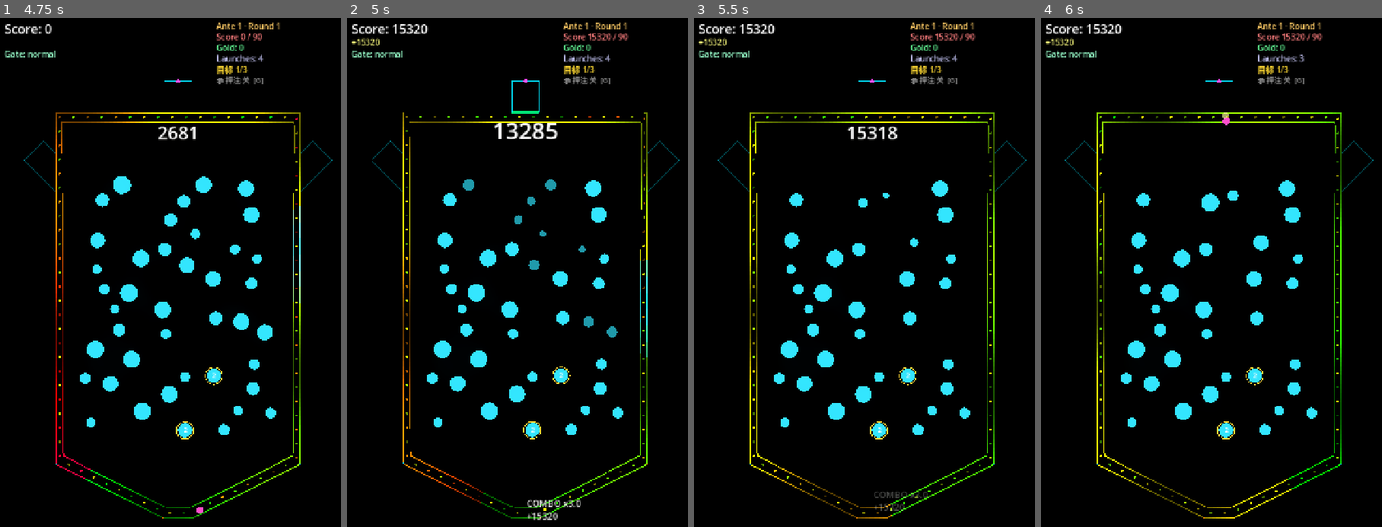
Above: before the commit, frames 1-4 (left to right).
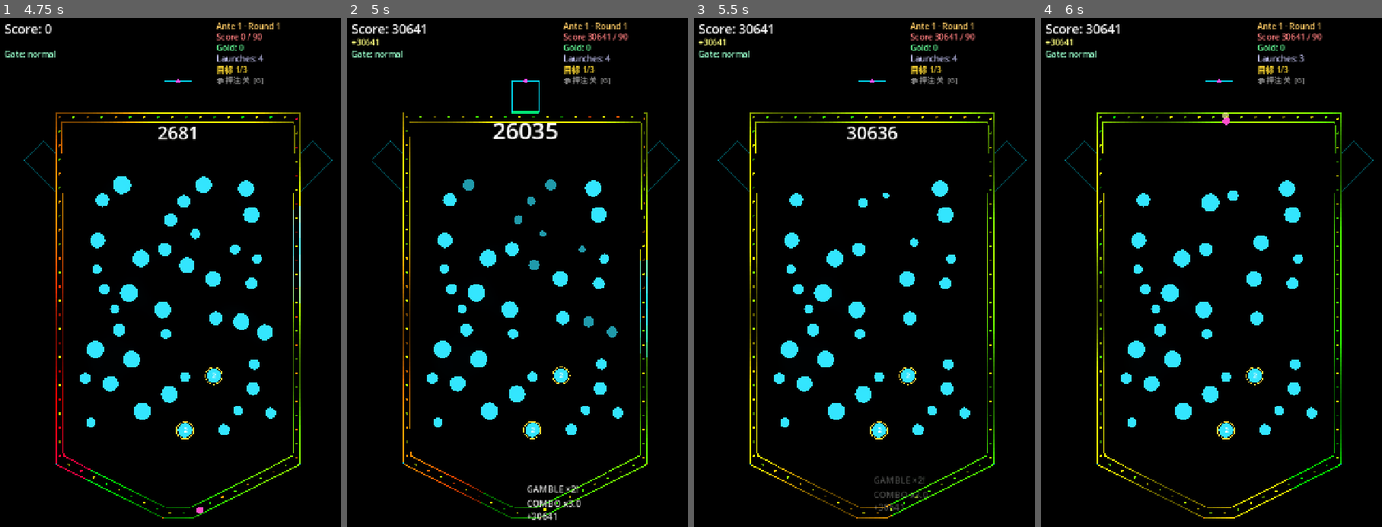
Above: after the commit, the same moments.

Repository: GencyZ/NeonPinball
Game: Godot game, scene res://scenes/main_menu.tscn
The game is run twice, just before and just after one commit, with the same random seed, the same clock (stepped at 60 frames per second) and the same inputs.
Inputs (mouse positions are in pixels of both pictures, inside the frame that each line leads up to):
- Up to frame 1 (4.75 s): click "Start Run" at 0.5 s; tap Enter at 1.25 s; move the mouse to (259, 282) at 1.27 s; hold D 1.28-2 s; tap G at 1.35, 2.85 s; click (259, 282) at 1.42 s; tap Space at 1.52, 1.55, 1.82, 3.05, 4.52, 4.55 s; drag from (105, 343) to (160, 435) at 2.02 s; move the mouse to (214, 180) at 2.77 s; hold D 2.78-3.5 s; click (214, 180) at 2.92 s; drag from (160, 435) to (68, 226) at 3.52 s; move the mouse to (286, 404) at 4.27 s; hold A from 4.28 s (still down); tap Alt at 4.35 s; click (286, 404) at 4.42 s
- Up to frame 2 (5 s): keep holding A; tap Space at 4.82 s
- Up to frame 3 (5.5 s): release A at 5 s; drag from (762, 226) to (816, 165) at 5.02 s
- Up to frame 4 (6 s): move the mouse to (1238, 313) at 5.77 s; hold A from 5.78 s (still down); tap R at 5.85 s; click (1238, 313) at 5.92 s

Frame 1 is identical in both runs. In frame 2, 0.8% of the frame differs, in the area x 2-78%, y 1-99%; in frame 3, 0.7%; in frame 4, 0.3%.

Commit message:
feat: wire gamble ball — G toggle, settle resolve, shop reset

Diff:
--- a/game/view/board_view.gd
+++ b/game/view/board_view.gd
@@ -13,6 +13,7 @@
 const SaveSystemScript := preload("res://run/save_system.gd")
 const JuiceControllerScript := preload("res://juice/juice_controller.gd")
 const ComboScoreScript := preload("res://scoring/combo_score.gd")
+const GambleScript := preload("res://scoring/gamble.gd")
 const ScoreTickerScript := preload("res://juice/score_ticker.gd")
 const RoundGoalScript := preload("res://run/round_goal.gd")
 const BoardRefillScript := preload("res://run/board_refill.gd")
@@ -71,6 +72,8 @@
 var _all_clear_ttl := 0.0           # ALL CLEAR 大字计时（由 _draw() 读取绘制；见目标钉可视化任务）
 var _score_ticker
 var _live_target := 0.0
+var _gamble_armed := false      # 玩家发射前的押注选择
+var _gamble_active := false     # 本球是否押注（发射时锁定）
 
 var _entry_edge: int = EntryResolver.BoardEdge.TOP
 var _entry_t: float = 0.5
@@ -433,6 +436,9 @@
 	_score_ctx.clear_for_launch()
 	_hit_ids.clear()
 	_combo = 0
+	_gamble_active = _gamble_armed
+	_gamble_armed = false
+	$Hud.set_gamble_label(false)
 	_score_ticker.reset()
 	_live_target = 0.0
 	_combo_display_ttl = 0.0
@@ -448,6 +454,16 @@
 	_events.clear(); _event_cursor = 0; _flashes.clear()
 	_launch_count += 1
 	set_active_gate(_active_gate_def.id)
+
+# 发射前切换"押注这球"（仅 ROUND/BOSS_ROUND 且无球/非过渡时有效）。
+func toggle_gamble() -> void:
+	if _has_ball or _is_transitioning:
+		return
+	var phase: int = RunMan.state[&"phase"]
+	if phase != RunManager.Phase.ROUND and phase != RunManager.Phase.BOSS_ROUND:
+		return
+	_gamble_armed = not _gamble_armed
+	$Hud.set_gamble_label(_gamble_armed)
 
 func _process(delta: float) -> void:
 	if _has_ball:
@@ -614,6 +630,11 @@
 		_score_ctx.add(ScoreContext.KIND_MUL_MULT, combo_x, &"combo")
 	var result := _engine.settle(_score_ctx)
 	var score: float = result[0]
+	if _gamble_active:
+		var won := GambleScript.is_success(_score_ctx.pegs_hit)
+		score = GambleScript.resolve(score, _score_ctx.pegs_hit)
+		_juice.floaters.add(_last_settle_pos + Vector2(0, -60), "GAMBLE ×2!" if won else "BUST  清零")
+		_gamble_active = false
 	_live_target = score
 	_juice.on_settle_combo(_last_settle_pos, score, combo_x, RunMan.launches_exhausted())
 	_sfx.play_settle()
@@ -701,6 +722,8 @@
 	_live_target = 0.0
 	_score_ticker.reset()
 	_shop_reroll_count = 0
+	_gamble_armed = false
+	$Hud.set_gamble_label(false)
 	_active_shop = Shop.new()
 	_active_shop.roll(
 		RunMan.state[&"master_seed"],
--- a/game/view/input_controller.gd
+++ b/game/view/input_controller.gd
@@ -96,6 +96,8 @@
 			KEY_2: _board.set_active_gate(&"accel")
 			KEY_3: _board.set_active_gate(&"scatter_angle")
 			KEY_4: _board.set_active_gate(&"scatter_split")
+			KEY_G:
+				_board.toggle_gamble()
 	if event is InputEventMouseButton and event.pressed:
 		if event.button_index == MOUSE_BUTTON_LEFT and not _board._is_transitioning:
 			var r: Rect2 = _board.rect
